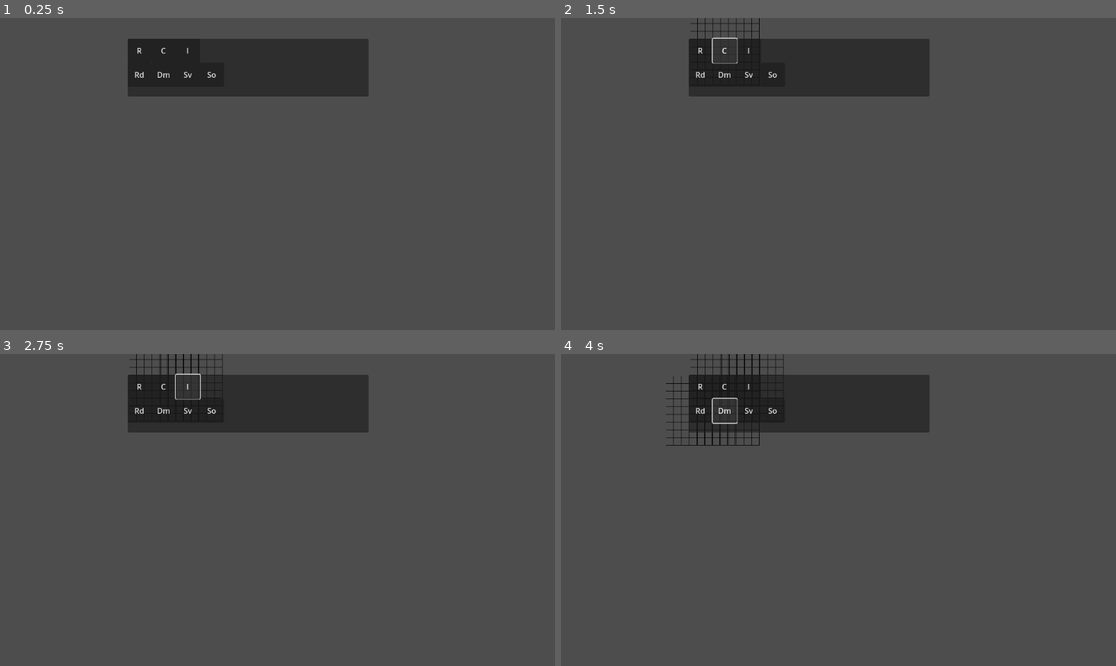
Above: before the commit, frames 1-4 (two rows, left to right).
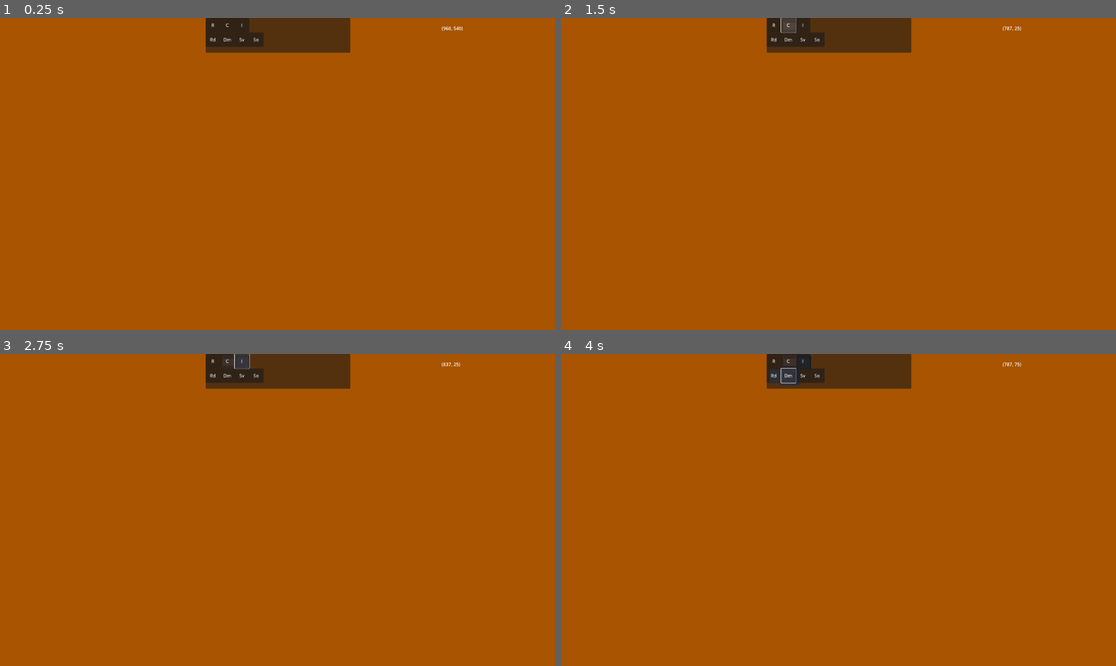
Above: after the commit, the same moments.

Repository: ahakkar/ACSIM
Game: Godot game, scene res://scenes/Main.tscn
Two runs of this game, one before a commit and one after it. Both use one fixed random seed, a clock stepped at 60 frames per second and the inputs below.
Inputs:
- Up to frame 1 (0.25 s): no input
- Up to frame 2 (1.5 s): click "R" at 0.5 s; click "C" at 1.25 s
- Up to frame 3 (2.75 s): click "I" at 2 s
- Up to frame 4 (4 s): click "Rd" at 2.75 s; click "Dm" at 3.5 s

The runs differ from the first frame. In frame 1, 100% of the frame differs, in the area x 0-100%, y 0-100%; in frame 2, 100%; in frame 3, 100%; in frame 4, 100%.
Error after the commit: Parse Error: No constructor of "Vector2" matches the signature "Vector2(Vector2, Variant)". (res://scripts/CameraZoom2D.gd:38)

Commit message:
camera zoom in/out & camera panning

Diff:
--- a/project.godot
+++ b/project.godot
@@ -18,3 +18,41 @@
 [autoload]
 
 Globals="*res://scripts/Globals.gd"
+
+[display]
+
+window/size/viewport_width=1920
+window/size/viewport_height=1080
+window/size/resizable=false
+
+[input]
+
+place_building={
+"deadzone": 0.5,
+"events": [Object(InputEventMouseButton,"resource_local_to_scene":false,"resource_name":"","device":-1,"window_id":0,"alt_pressed":false,"shift_pressed":false,"ctrl_pressed":false,"meta_pressed":false,"button_mask":0,"position":Vector2(0, 0),"global_position":Vector2(0, 0),"factor":1.0,"button_index":1,"pressed":false,"double_click":false,"script":null)
+]
+}
+cancel={
+"deadzone": 0.5,
+"events": [Object(InputEventKey,"resource_local_to_scene":false,"resource_name":"","device":0,"window_id":0,"alt_pressed":false,"shift_pressed":false,"ctrl_pressed":false,"meta_pressed":false,"pressed":false,"keycode":0,"physical_keycode":4194305,"key_label":0,"unicode":0,"echo":false,"script":null)
+]
+}
+camera_zoom_in={
+"deadzone": 0.5,
+"events": [Object(InputEventMouseButton,"resource_local_to_scene":false,"resource_name":"","device":-1,"window_id":0,"alt_pressed":false,"shift_pressed":false,"ctrl_pressed":false,"meta_pressed":false,"button_mask":0,"position":Vector2(0, 0),"global_position":Vector2(0, 0),"factor":1.0,"button_index":4,"pressed":false,"double_click":false,"script":null)
+]
+}
+camera_zoom_out={
+"deadzone": 0.5,
+"events": [Object(InputEventMouseButton,"resource_local_to_scene":false,"resource_name":"","device":-1,"window_id":0,"alt_pressed":false,"shift_pressed":false,"ctrl_pressed":false,"meta_pressed":false,"button_mask":0,"position":Vector2(0, 0),"global_position":Vector2(0, 0),"factor":1.0,"button_index":5,"pressed":false,"double_click":false,"script":null)
+]
+}
+camera_move={
+"deadzone": 0.5,
+"events": [Object(InputEventKey,"resource_local_to_scene":false,"resource_name":"","device":0,"window_id":0,"alt_pressed":false,"shift_pressed":false,"ctrl_pressed":false,"meta_pressed":false,"pressed":false,"keycode":0,"physical_keycode":32,"key_label":0,"unicode":0,"echo":false,"script":null)
+]
+}
+
+[rendering]
+
+environment/defaults/default_clear_color=Color(0.658824, 0.329412, 0, 1)
--- a/scenes/Building.tscn
+++ b/scenes/Building.tscn
@@ -3,8 +3,6 @@
 [ext_resource type="Script" path="res://scenes/Building.gd" id="1_uqlnt"]
 [ext_resource type="Texture2D" uid="uid://dabmo11wkiwm3" path="res://art/buildings/building_grid.png" id="1_yd1tr"]
 
-[node name="Building" type="Node2D"]
+[node name="Building" type="Sprite2D"]
+texture = ExtResource("1_yd1tr")
 script = ExtResource("1_uqlnt")
-
-[node name="Sprite2D" type="Sprite2D" parent="."]
-texture = ExtResource("1_yd1tr")
--- /dev/null
+++ b/scenes/Camera_zoom_2d.tscn
@@ -0,0 +1,6 @@
+[gd_scene load_steps=2 format=3 uid="uid://2we3txfr812u"]
+
+[ext_resource type="Script" path="res://scripts/CameraZoom2D.gd" id="1_ttsl2"]
+
+[node name="CameraZoom2D" type="Camera2D"]
+script = ExtResource("1_ttsl2")
--- a/scenes/Main.tscn
+++ b/scenes/Main.tscn
@@ -1,70 +1,541 @@
-[gd_scene load_steps=4 format=3 uid="uid://ciperl36hv26g"]
+[gd_scene load_steps=8 format=3 uid="uid://ciperl36hv26g"]
 
 [ext_resource type="Script" path="res://scripts/Main.gd" id="1_ysxum"]
-[ext_resource type="Script" path="res://scripts/View.gd" id="2_rg0qh"]
 [ext_resource type="Script" path="res://scripts/Control.gd" id="3_1t1c8"]
+[ext_resource type="Script" path="res://scripts/World.gd" id="3_6q5ju"]
+[ext_resource type="Texture2D" uid="uid://dakvtfpnjuwwl" path="res://art/placeholder/outdoors.png" id="3_yddbk"]
+[ext_resource type="PackedScene" uid="uid://2we3txfr812u" path="res://scenes/Camera_zoom_2d.tscn" id="4_rx82t"]
+
+[sub_resource type="TileSetAtlasSource" id="TileSetAtlasSource_s55i2"]
+texture = ExtResource("3_yddbk")
+0:0/0 = 0
+1:0/0 = 0
+2:0/0 = 0
+3:0/0 = 0
+8:0/0 = 0
+9:0/0 = 0
+10:0/0 = 0
+14:0/0 = 0
+15:0/0 = 0
+16:0/0 = 0
+17:0/0 = 0
+20:0/0 = 0
+21:0/0 = 0
+22:0/0 = 0
+23:0/0 = 0
+24:0/0 = 0
+25:0/0 = 0
+26:0/0 = 0
+27:0/0 = 0
+0:1/0 = 0
+1:1/0 = 0
+2:1/0 = 0
+3:1/0 = 0
+8:1/0 = 0
+9:1/0 = 0
+10:1/0 = 0
+14:1/0 = 0
+15:1/0 = 0
+16:1/0 = 0
+17:1/0 = 0
+21:1/0 = 0
+23:1/0 = 0
+25:1/0 = 0
+27:1/0 = 0
+28:1/0 = 0
+0:2/0 = 0
+1:2/0 = 0
+2:2/0 = 0
+3:2/0 = 0
+8:2/0 = 0
+9:2/0 = 0
+10:2/0 = 0
+11:2/0 = 0
+12:2/0 = 0
+13:2/0 = 0
+18:2/0 = 0
+19:2/0 = 0
+21:2/0 = 0
+22:2/0 = 0
+23:2/0 = 0
+24:2/0 = 0
+25:2/0 = 0
+27:2/0 = 0
+28:2/0 = 0
+0:3/0 = 0
+1:3/0 = 0
+2:3/0 = 0
+3:3/0 = 0
+8:3/0 = 0
+9:3/0 = 0
+10:3/0 = 0
+11:3/0 = 0
+12:3/0 = 0
+13:3/0 = 0
+18:3/0 = 0
+19:3/0 = 0
+21:3/0 = 0
+23:3/0 = 0
+25:3/0 = 0
+0:4/0 = 0
+1:4/0 = 0
+2:4/0 = 0
+3:4/0 = 0
+8:4/0 = 0
+9:4/0 = 0
+10:4/0 = 0
+11:4/0 = 0
+12:4/0 = 0
+13:4/0 = 0
+18:4/0 = 0
+19:4/0 = 0
+20:4/0 = 0
+21:4/0 = 0
+22:4/0 = 0
+23:4/0 = 0
+24:4/0 = 0
+25:4/0 = 0
+26:4/0 = 0
+27:4/0 = 0
+28:4/0 = 0
+0:5/0 = 0
+1:5/0 = 0
+2:5/0 = 0
+3:5/0 = 0
+8:5/0 = 0
+9:5/0 = 0
+10:5/0 = 0
+11:5/0 = 0
+12:5/0 = 0
+13:5/0 = 0
+18:5/0 = 0
+19:5/0 = 0
+20:5/0 = 0
+21:5/0 = 0
+22:5/0 = 0
+23:5/0 = 0
+24:5/0 = 0
+25:5/0 = 0
+26:5/0 = 0
+27:5/0 = 0
+28:5/0 = 0
+0:6/0 = 0
+1:6/0 = 0
+2:6/0 = 0
+3:6/0 = 0
+8:6/0 = 0
+9:6/0 = 0
+10:6/0 = 0
+11:6/0 = 0
+14:6/0 = 0
+15:6/0 = 0
+16:6/0 = 0
+17:6/0 = 0
+20:6/0 = 0
+21:6/0 = 0
+22:6/0 = 0
+23:6/0 = 0
+24:6/0 = 0
+25:6/0 = 0
+27:6/0 = 0
+28:6/0 = 0
+0:7/0 = 0
+1:7/0 = 0
+2:7/0 = 0
+3:7/0 = 0
+8:7/0 = 0
+9:7/0 = 0
+10:7/0 = 0
+11:7/0 = 0
+14:7/0 = 0
+15:7/0 = 0
+16:7/0 = 0
+17:7/0 = 0
+20:7/0 = 0
+21:7/0 = 0
+24:7/0 = 0
+25:7/0 = 0
+26:7/0 = 0
+27:7/0 = 0
+0:8/0 = 0
+1:8/0 = 0
+2:8/0 = 0
+3:8/0 = 0
+8:8/0 = 0
+9:8/0 = 0
+10:8/0 = 0
+11:8/0 = 0
+12:8/0 = 0
+13:8/0 = 0
+14:8/0 = 0
+15:8/0 = 0
+16:8/0 = 0
+17:8/0 = 0
+18:8/0 = 0
+19:8/0 = 0
+20:8/0 = 0
+21:8/0 = 0
+22:8/0 = 0
+23:8/0 = 0
+24:8/0 = 0
+25:8/0 = 0
+26:8/0 = 0
+27:8/0 = 0
+0:9/0 = 0
+1:9/0 = 0
+2:9/0 = 0
+3:9/0 = 0
+8:9/0 = 0
+9:9/0 = 0
+10:9/0 = 0
+11:9/0 = 0
+12:9/0 = 0
+13:9/0 = 0
+14:9/0 = 0
+15:9/0 = 0
+16:9/0 = 0
+17:9/0 = 0
+18:9/0 = 0
+19:9/0 = 0
+22:9/0 = 0
+23:9/0 = 0
+26:9/0 = 0
+27:9/0 = 0
+0:10/0 = 0
+1:10/0 = 0
+2:10/0 = 0
+3:10/0 = 0
+8:10/0 = 0
+9:10/0 = 0
+10:10/0 = 0
+12:10/0 = 0
+13:10/0 = 0
+14:10/0 = 0
+15:10/0 = 0
+16:10/0 = 0
+17:10/0 = 0
+18:10/0 = 0
+19:10/0 = 0
+22:10/0 = 0
+23:10/0 = 0
+26:10/0 = 0
+27:10/0 = 0
+0:11/0 = 0
+8:11/0 = 0
+9:11/0 = 0
+10:11/0 = 0
+12:11/0 = 0
+13:11/0 = 0
+14:11/0 = 0
+15:11/0 = 0
+16:11/0 = 0
+17:11/0 = 0
+18:11/0 = 0
+19:11/0 = 0
+20:11/0 = 0
+21:11/0 = 0
+22:11/0 = 0
+23:11/0 = 0
+24:11/0 = 0
+25:11/0 = 0
+26:11/0 = 0
+0:12/0 = 0
+8:12/0 = 0
+9:12/0 = 0
+10:12/0 = 0
+11:12/0 = 0
+12:12/0 = 0
+13:12/0 = 0
+14:12/0 = 0
+15:12/0 = 0
+16:12/0 = 0
+17:12/0 = 0
+18:12/0 = 0
+19:12/0 = 0
+21:12/0 = 0
+22:12/0 = 0
+24:12/0 = 0
+25:12/0 = 0
+26:12/0 = 0
+0:13/0 = 0
+8:13/0 = 0
+9:13/0 = 0
+10:13/0 = 0
+11:13/0 = 0
+12:13/0 = 0
+13:13/0 = 0
+14:13/0 = 0
+15:13/0 = 0
+16:13/0 = 0
+17:13/0 = 0
+18:13/0 = 0
+19:13/0 = 0
+21:13/0 = 0
+22:13/0 = 0
+24:13/0 = 0
+25:13/0 = 0
+26:13/0 = 0
+0:14/0 = 0
+8:14/0 = 0
+9:14/0 = 0
+10:14/0 = 0
+11:14/0 = 0
+12:14/0 = 0
+13:14/0 = 0
+14:14/0 = 0
+15:14/0 = 0
+16:14/0 = 0
+17:14/0 = 0
+18:14/0 = 0
+19:14/0 = 0
+24:14/0 = 0
+10:15/0 = 0
+11:15/0 = 0
+12:15/0 = 0
+13:15/0 = 0
+14:15/0 = 0
+15:15/0 = 0
+16:15/0 = 0
+17:15/0 = 0
+18:15/0 = 0
+19:15/0 = 0
+21:15/0 = 0
+22:15/0 = 0
+23:15/0 = 0
+24:15/0 = 0
+25:15/0 = 0
+26:15/0 = 0
+27:15/0 = 0
+28:15/0 = 0
+21:16/0 = 0
+22:16/0 = 0
+23:16/0 = 0
+24:16/0 = 0
+25:16/0 = 0
+26:16/0 = 0
+27:16/0 = 0
+28:16/0 = 0
+21:17/0 = 0
+22:17/0 = 0
+23:17/0 = 0
+24:17/0 = 0
+25:17/0 = 0
+26:17/0 = 0
+27:17/0 = 0
+28:17/0 = 0
+8:18/0 = 0
+9:18/0 = 0
+10:18/0 = 0
+11:18/0 = 0
+21:18/0 = 0
+22:18/0 = 0
+23:18/0 = 0
+24:18/0 = 0
+25:18/0 = 0
+26:18/0 = 0
+27:18/0 = 0
+28:18/0 = 0
+8:19/0 = 0
+11:19/0 = 0
+21:19/0 = 0
+22:19/0 = 0
+23:19/0 = 0
+24:19/0 = 0
+25:19/0 = 0
+26:19/0 = 0
+27:19/0 = 0
+28:19/0 = 0
+8:20/0 = 0
+9:20/0 = 0
+10:20/0 = 0
+11:20/0 = 0
+21:20/0 = 0
+22:20/0 = 0
+23:20/0 = 0
+24:20/0 = 0
+25:20/0 = 0
+26:20/0 = 0
+27:20/0 = 0
+28:20/0 = 0
+9:21/0 = 0
+10:21/0 = 0
+11:21/0 = 0
+21:21/0 = 0
+22:21/0 = 0
+23:21/0 = 0
+24:21/0 = 0
+25:21/0 = 0
+26:21/0 = 0
+27:21/0 = 0
+28:21/0 = 0
+9:22/0 = 0
+10:22/0 = 0
+21:22/0 = 0
+22:22/0 = 0
+23:22/0 = 0
+24:22/0 = 0
+25:22/0 = 0
+26:22/0 = 0
+27:22/0 = 0
+28:22/0 = 0
+21:23/0 = 0
+22:23/0 = 0
+23:23/0 = 0
+24:23/0 = 0
+21:24/0 = 0
+22:24/0 = 0
+23:24/0 = 0
+24:24/0 = 0
+7:0/size_in_atlas = Vector2i(1, 3)
+7:0/0 = 0
+7:3/0 = 0
+4:3/size_in_atlas = Vector2i(3, 1)
+4:3/0 = 0
+4:0/size_in_atlas = Vector2i(3, 3)
+4:0/0 = 0
+13:18/size_in_atlas = Vector2i(2, 5)
+13:18/0 = 0
+12:20/size_in_atlas = Vector2i(1, 3)
+12:20/0 = 0
+15:20/size_in_atlas = Vector2i(1, 3)
+15:20/0 = 0
+4:24/size_in_atlas = Vector2i(3, 3)
+4:24/0 = 0
+4:27/size_in_atlas = Vector2i(3, 1)
+4:27/0 = 0
+7:27/0 = 0
+7:24/size_in_atlas = Vector2i(1, 3)
+7:24/0 = 0
+4:20/size_in_atlas = Vector2i(3, 3)
+4:20/0 = 0
+4:23/size_in_atlas = Vector2i(3, 1)
+4:23/0 = 0
+7:23/0 = 0
+7:20/size_in_atlas = Vector2i(1, 3)
+7:20/0 = 0
+4:16/size_in_atlas = Vector2i(3, 3)
+4:16/0 = 0
+4:19/size_in_atlas = Vector2i(3, 1)
+4:19/0 = 0
+7:19/0 = 0
+7:16/size_in_atlas = Vector2i(1, 3)
+7:16/0 = 0
+7:15/0 = 0
+4:15/size_in_atlas = Vector2i(3, 1)
+4:15/0 = 0
+4:12/size_in_atlas = Vector2i(3, 3)
+4:12/0 = 0
+7:12/size_in_atlas = Vector2i(1, 3)
+7:12/0 = 0
+4:4/size_in_atlas = Vector2i(3, 3)
+4:4/0 = 0
+7:4/size_in_atlas = Vector2i(1, 3)
+7:4/0 = 0
+7:7/0 = 0
+4:7/size_in_atlas = Vector2i(3, 1)
+4:7/0 = 0
+4:8/size_in_atlas = Vector2i(3, 3)
+4:8/0 = 0
+7:8/size_in_atlas = Vector2i(1, 3)
+7:8/0 = 0
+7:11/0 = 0
+4:11/size_in_atlas = Vector2i(3, 1)
+4:11/0 = 0
+8:15/size_in_atlas = Vector2i(2, 3)
+8:15/0 = 0
+10:16/size_in_atlas = Vector2i(3, 2)
+10:16/0 = 0
+13:16/size_in_atlas = Vector2i(3, 2)
+13:16/0 = 0
+16:16/size_in_atlas = Vector2i(2, 2)
+16:16/0 = 0
+14:2/size_in_atlas = Vector2i(4, 4)
+14:2/0 = 0
+
+[sub_resource type="TileSet" id="TileSet_t3bbo"]
+sources/1 = SubResource("TileSetAtlasSource_s55i2")
 
 [node name="Main" type="Node"]
 script = ExtResource("1_ysxum")
 
-[node name="View" type="Node2D" parent="."]
-script = ExtResource("2_rg0qh")
-
-[node name="Control" type="Control" parent="."]
+[node name="World" type="TileMap" parent="."]
+tile_set = SubResource("TileSet_t3bbo")
+format = 2
+layer_0/name = "Buildings"
+script = ExtResource("3_6q5ju")
+
+[node name="CameraZoom2D" parent="World" instance=ExtResource("4_rx82t")]
+position = Vector2(960, 536)
+limit_left = -40000
+limit_top = -40000
+limit_right = 40000
+limit_bottom = 40000
+editor_draw_limits = true
+
+[node name="UILayer" type="CanvasLayer" parent="."]
+
+[node name="Control" type="Control" parent="UILayer"]
 layout_mode = 3
-anchor_right = 0.193
-anchor_bottom = 0.299
-offset_left = 265.0
-offset_top = 243.0
-offset_right = 82.664
-offset_bottom = 89.248
+anchors_preset = 5
+anchor_left = 0.5
+anchor_right = 0.5
+grow_horizontal = 2
 script = ExtResource("3_1t1c8")
-
-[node name="ConstructionPanel" type="Panel" parent="Control"]
-layout_mode = 0
-offset_right = 40.0
-offset_bottom = 40.0
-
-[node name="button_residental" type="Button" parent="Control/ConstructionPanel"]
-layout_mode = 0
-offset_right = 8.0
-offset_bottom = 8.0
-
-[node name="button_commercial" type="Button" parent="Control/ConstructionPanel"]
-layout_mode = 0
-offset_right = 8.0
-offset_bottom = 8.0
-
-[node name="button_industrial" type="Button" parent="Control/ConstructionPanel"]
-layout_mode = 0
-offset_right = 8.0
-offset_bottom = 8.0
-
-[node name="button_roads" type="Button" parent="Control/ConstructionPanel"]
-layout_mode = 0
-offset_right = 8.0
-offset_bottom = 8.0
-
-[node name="button_demolish" type="Button" parent="Control/ConstructionPanel"]
-layout_mode = 0
-offset_right = 8.0
-offset_bottom = 8.0
-
-[node name="button_services" type="Button" parent="Control/ConstructionPanel"]
-layout_mode = 0
-offset_right = 8.0
-offset_bottom = 8.0
-
-[node name="button_social" type="Button" parent="Control/ConstructionPanel"]
-layout_mode = 0
-offset_right = 8.0
-offset_bottom = 8.0
-
-[connection signal="button_pressed" from="Control" to="View" method="_on_control_button_pressed"]
-[connection signal="pressed" from="Control/ConstructionPanel/button_residental" to="Control" method="_on_button_residental_pressed"]
-[connection signal="pressed" from="Control/ConstructionPanel/button_commercial" to="Control" method="_on_button_commercial_pressed"]
-[connection signal="pressed" from="Control/ConstructionPanel/button_industrial" to="Control" method="_on_button_industrial_pressed"]
-[connection signal="pressed" from="Control/ConstructionPanel/button_roads" to="Control" method="_on_button_roads_pressed"]
-[connection signal="pressed" from="Control/ConstructionPanel/button_demolish" to="Control" method="_on_button_demolish_pressed"]
-[connection signal="pressed" from="Control/ConstructionPanel/button_services" to="Control" method="_on_button_services_pressed"]
-[connection signal="pressed" from="Control/ConstructionPanel/button_social" to="Control" method="_on_button_social_pressed"]
+metadata/_edit_use_anchors_ = true
+
+[node name="ConstructionPanel" type="Panel" parent="UILayer/Control"]
+custom_minimum_size = Vector2(500, 100)
+layout_mode = 0
+offset_left = -248.0
+offset_right = 252.0
+offset_bottom = 120.0
+
+[node name="button_residental" type="Button" parent="UILayer/Control/ConstructionPanel"]
+layout_mode = 0
+offset_right = 8.0
+offset_bottom = 8.0
+
+[node name="button_commercial" type="Button" parent="UILayer/Control/ConstructionPanel"]
+layout_mode = 0
+offset_right = 8.0
+offset_bottom = 8.0
+
+[node name="button_industrial" type="Button" parent="UILayer/Control/ConstructionPanel"]
+layout_mode = 0
+offset_right = 8.0
+offset_bottom = 8.0
+
+[node name="button_roads" type="Button" parent="UILayer/Control/ConstructionPanel"]
+layout_mode = 0
+offset_right = 8.0
+offset_bottom = 8.0
+
+[node name="button_demolish" type="Button" parent="UILayer/Control/ConstructionPanel"]
+layout_mode = 0
+offset_right = 8.0
+offset_bottom = 8.0
+
+[node name="button_services" type="Button" parent="UILayer/Control/ConstructionPanel"]
+layout_mode = 0
+offset_right = 8.0
+offset_bottom = 8.0
+
+[node name="button_social" type="Button" parent="UILayer/Control/ConstructionPanel"]
+layout_mode = 0
+offset_right = 8.0
+offset_bottom = 8.0
+
+[node name="DebugInfo" type="Label" parent="UILayer/Control"]
+offset_left = 568.0
+offset_top = 24.0
+offset_right = 928.0
+offset_bottom = 280.0
+
+[connection signal="button_pressed" from="UILayer/Control" to="World" method="_on_control_button_pressed"]
+[connection signal="pressed" from="UILayer/Control/ConstructionPanel/button_residental" to="UILayer/Control" method="_on_button_residental_pressed"]
+[connection signal="pressed" from="UILayer/Control/ConstructionPanel/button_commercial" to="UILayer/Control" method="_on_button_commercial_pressed"]
+[connection signal="pressed" from="UILayer/Control/ConstructionPanel/button_industrial" to="UILayer/Control" method="_on_button_industrial_pressed"]
+[connection signal="pressed" from="UILayer/Control/ConstructionPanel/button_roads" to="UILayer/Control" method="_on_button_roads_pressed"]
+[connection signal="pressed" from="UILayer/Control/ConstructionPanel/button_demolish" to="UILayer/Control" method="_on_button_demolish_pressed"]
+[connection signal="pressed" from="UILayer/Control/ConstructionPanel/button_services" to="UILayer/Control" method="_on_button_services_pressed"]
+[connection signal="pressed" from="UILayer/Control/ConstructionPanel/button_social" to="UILayer/Control" method="_on_button_social_pressed"]
--- /dev/null
+++ b/scripts/CameraZoom2D.gd
@@ -0,0 +1,40 @@
+# Class handles the camera zoom and movement in the game
+class_name CameraZoom2D
+extends Camera2D
+
+var _zoom_level : float = 1.0 : set = _set_zoom_level
+var is_dragging_camera = false
+var tween
+
+func _set_zoom_level(value: float) -> void:
+	_zoom_level = clamp(value, Globals.CAMERA_MIN_ZOOM_LEVEL, Globals.CAMERA_MAX_ZOOM_LEVEL)
+
+	#interpolate frames between zoom levels to make zooming look smoother
+	tween = get_tree().create_tween()
+	tween.tween_property(
+		self,
+		"zoom",
+		Vector2(_zoom_level, _zoom_level),
+		Globals.CAMERA_ZOOM_DURATION
+	)
+
+func _unhandled_input(event):
+	# camera zooming
+	if event.is_action_pressed("camera_zoom_in"):
+		_set_zoom_level(_zoom_level - Globals.CAMERA_ZOOM_FACTOR)
+	elif event.is_action_pressed("camera_zoom_out"):
+		_set_zoom_level(_zoom_level + Globals.CAMERA_ZOOM_DURATION)
+
+	# camera dragging
+	if event is InputEventMouseButton and event.button_index == MOUSE_BUTTON_LEFT:
+		if !is_dragging_camera and event.pressed:
+			is_dragging_camera = true
+		if is_dragging_camera and !event.pressed:
+			is_dragging_camera = false
+
+	if event is InputEventMouseMotion and is_dragging_camera:
+		if self.position != event.position:
+			tween = get_tree().create_tween()
+			tween.tween_property(self, "property", Vector2(self.position, event.position), Globals.CAMERA_ZOOM_DURATION)
+		else:
+			self.position = event.position * Globals.CAMERA_DRAG_MULTI
--- a/scripts/Control.gd
+++ b/scripts/Control.gd
@@ -3,8 +3,7 @@
 # var view = get_node("../View")
 
 signal button_pressed(button_name)
-
-var BUTTON_SIZE = Vector2i(50,50)
+@onready var debug_info = get_node("DebugInfo")
 
 # name, position
 var buttons = {
@@ -19,17 +18,11 @@
 
 # Called when the node enters the scene tree for the first time.
 func _ready():
-	adjust_construction_panel()
-	$ConstructionPanel.set_size(Vector2(500, 120))
 	create_buttons()
 
 # Called every frame. 'delta' is the elapsed time since the previous frame.
 func _process(_delta):
-	pass
-
-func adjust_construction_panel():
-	$ConstructionPanel.set_size(Vector2i(500, 120))
-	$ConstructionPanel.set_position(Vector2i(0, -200))
+	debug_info.set_text(str(get_viewport().get_mouse_position()))
 
 # defines construction toolbar buttons
 func create_buttons():
@@ -40,7 +33,7 @@
 		if(!node_path):
 			push_error("Error: Button '" + button + "' not found when trying to set it's properties in Control.gd!")
 
-		node_path.set_size(BUTTON_SIZE)
+		node_path.set_size(Globals.GUI_BUILD_BUTTON_SIZE)
 		node_path.set_position(values[0])
 		node_path.set_anchor(SIDE_TOP, anchor_top)
 		node_path.set_text(values[1])
--- a/scripts/Globals.gd
+++ b/scripts/Globals.gd
@@ -3,6 +3,10 @@
 const SCENE_PATH:String = "res://scenes/"
 const ART_PATH:String = "res://art/"
 const SCRIPT_PATH:String = "res://scripts"
+
+const GUI_BUILD_BUTTON_SIZE_X: int = 50
+const GUI_BUILD_BUTTON_SIZE_Y: int = 50
+const GUI_BUILD_BUTTON_SIZE: Vector2i =	Vector2i(GUI_BUILD_BUTTON_SIZE_X,GUI_BUILD_BUTTON_SIZE_Y)
 
 const DEFAULT_X_RES:int = 1920
 const DEFAULT_Y_RES:int = 1080
@@ -15,3 +19,9 @@
 const TYPE_POWERPLANT = "powerplant"
 const TYPE_ROADS = "roads"
 const TYPE_DEMOLISH = "demolish"
+
+const CAMERA_MIN_ZOOM_LEVEL: float = 0.5
+const CAMERA_MAX_ZOOM_LEVEL: float = 2.0
+const CAMERA_ZOOM_FACTOR: float = 0.1
+const CAMERA_ZOOM_DURATION: float = 0.1
+const CAMERA_DRAG_MULTI:float = 2.0
--- a/scripts/Main.gd
+++ b/scripts/Main.gd
@@ -1,6 +1,6 @@
-# - "Cube Clicker 2000" where you click a spot and a cube appears there.
-# - Then add different shapes or colors of cubes.
-# - Then clamp their positions to be on a grid.
+# OK - "Cube Clicker 2000" where you click a spot and a cube appears there.
+# OK - Then add different shapes or colors of cubes.
+# OK - Then clamp their positions to be on a grid.
 # - Then make it so that when you add yellow cubes, yellow desire meter goes down and green meter goes up.
 # - Then click a bunch of grey cubes in a row and have them automatically flatten out into flat grey cubes (roads).
 # - Then click and drag to draw the lines of grey cubes.
--- /dev/null
+++ b/scripts/Snippets.gd
@@ -0,0 +1,8 @@
+extends Node
+
+
+# Called when the node enters the scene tree for the first time.
+func placeholder():
+	# print all children of the node
+	for _i in self.get_children():
+		print(_i
--- a/scripts/View.gd
+++ /dev/null
@@ -1,34 +0,0 @@
-extends Node2D
-
-var gui
-var building
-
-# Called when the node enters the scene tree for the first time.
-func _ready():
-	pass
-
-# Called every frame. 'delta' is the elapsed time since the previous frame.
-func _process(_delta):
-	pass
-
-
-func _on_control_button_pressed(button_name):
-	# create new building, in Building node it is attached to mouse cursor
-	var scene = load(Globals.SCENE_PATH + "Building.tscn")
-	building = scene.instantiate()
-	add_child(building)
-
-	#for _i in self.get_children():
-	#	print(_i)
-
-	# stop processing the sprite (fix it in place). no idea if it is a good idea yet..
-
-
-	# print(button_name + " button pressed in Control! :-0")
-
-func _input(event):
-	# places the building on cursor. a bad way!
-	if Input.is_anything_pressed() and building != null:
-		building.set_process(false)
-		building = null
-	# print(event.as_text())
--- /dev/null
+++ b/scripts/World.gd
@@ -0,0 +1,62 @@
+extends TileMap
+
+var building : bool = false
+var building_type: String
+var tilemap: Vector2i
+#var scene
+
+# Called when the node enters the scene tree for the first time.
+func _ready():
+	pass
+
+# Called every frame. 'delta' is the elapsed time since the previous frame.
+func _process(_delta):
+	pass
+
+
+func _on_control_button_pressed(type):
+	# create new building, in Building node it is attached to mouse cursor
+	#scene = load(Globals.SCENE_PATH + "Building.tscn")
+	#building = scene.instantiate()
+	#add_child(building)
+	self.building = true
+	self.building_type = type
+
+	#print(button_name + " button pressed in Control! :-0")
+	pass
+
+func _input(event):
+	# place the building
+	if event.is_action_pressed("place_building") and building != false:
+		# stop processing the sprite (fix it in place). no idea if it is a good idea yet..
+		#building.set_process(false)
+		building = false
+		place_building_to_map()
+
+	# cancel placement
+	if event.is_action_pressed("cancel"):
+		if building != false:
+			pass
+
+
+func place_building_to_map():
+
+	match building_type:
+		Globals.TYPE_RESIDENTIAL:
+			tilemap = Vector2i(4,4)
+		Globals.TYPE_COMMERCIAL:
+			tilemap = Vector2i(4,12)
+		Globals.TYPE_INDUSTRIAL:
+			tilemap = Vector2i(4,20)
+		Globals.TYPE_ROADS:
+			tilemap = Vector2i(14,2)
+		Globals.TYPE_DEMOLISH:
+			tilemap = Vector2i(4,4)
+		Globals.TYPE_SERVICES:
+			tilemap = Vector2i(4,8)
+		Globals.TYPE_SOCIAL:
+			tilemap = Vector2i(4,0)
+		_:	#default
+			tilemap = Vector2i(16,16)
+
+	set_cell(0, local_to_map(get_viewport().get_mouse_position()), 1, tilemap, 0)
Binary file added: art/placeholder/indoors.png
Not shown, added: art/placeholder/indoors.png.import
Binary file added: art/placeholder/outdoors.png
Not shown, added: art/placeholder/outdoors.png.import
Binary file added: art/placeholder/vehicles.png
Not shown, added: art/placeholder/vehicles.png.import
